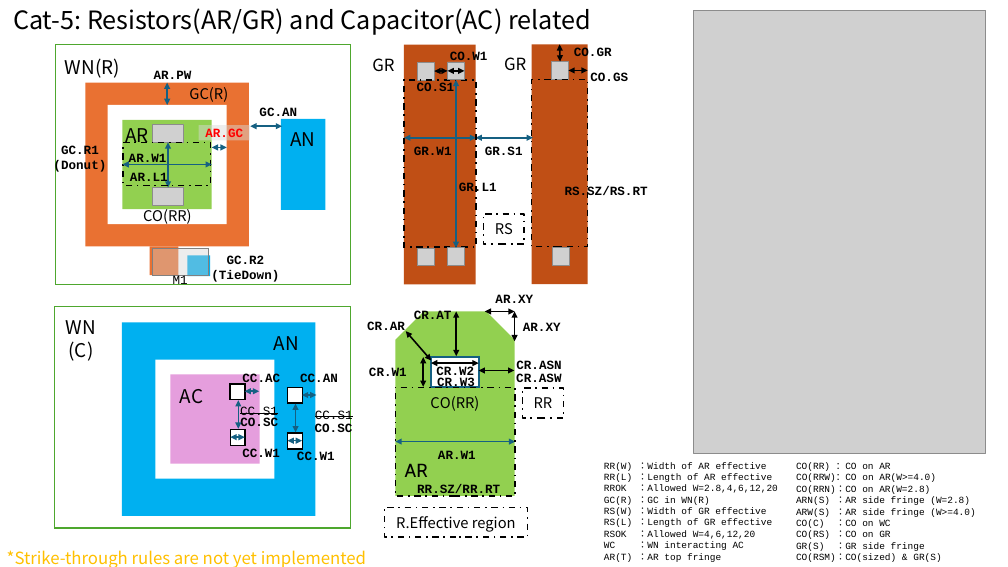
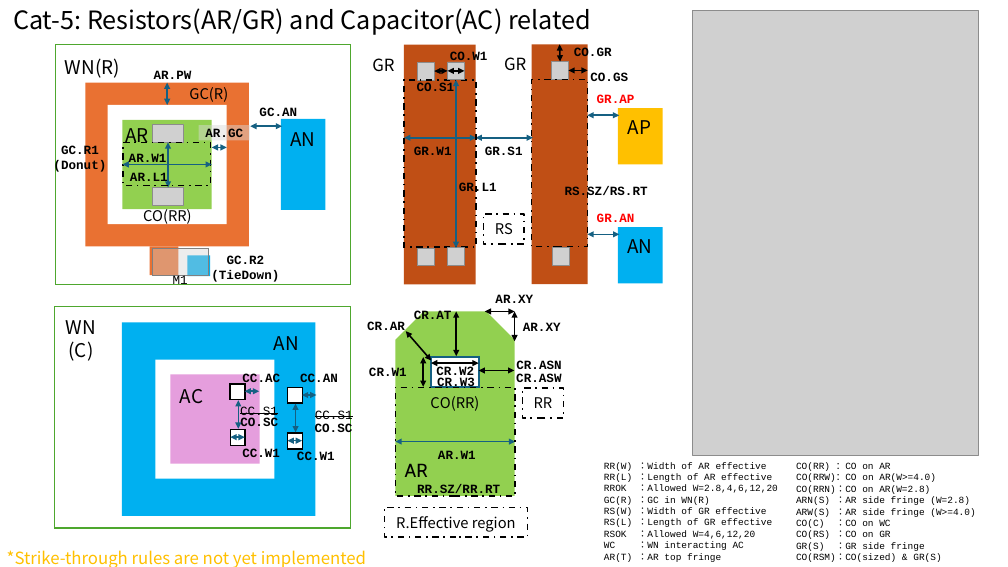
Before and after one commit to OpenSUSI/TR-1um, a slide deck: slide 7 of Document/TR-1um_DRC_summary.pptx. Drawn at 1008x567 pixels with LibreOffice and Linux fonts; fonts in the diff are those of the drawing; grey boxes stand for pictures; background and template pictures are left out. Boxes give left, top, right and bottom in pixels: in the first picture for what was removed or moved away, otherwise in the second. Text is boxed around its words. In the diff, an @@ line names an element or a change of style, - is before the commit and + after.

```diff
--- a/Document/TR-1um_DRC_summary.pptx
+++ b/Document/TR-1um_DRC_summary.pptx
@@ picture: place and size @@
-picture at bbox=[693, 10, 986, 453]
+picture at bbox=[693, 11, 979, 455]
@@ double arrow added from (588, 116) to (619, 116), #156082 1.5 pt @@
@@ text added at bbox=[597, 94, 635, 103], 12 pt, text #FF0000, bold @@
+GR.AP
@@ rectangle added at bbox=[618, 108, 662, 165], fill #FFC000 @@
@@ rectangle "AR.GC" at bbox=[199, 126, 250, 141]: text colour #FF0000 to #000000 @@
@@ text added at bbox=[628, 120, 651, 134], 18 pt, text #000000 @@
+AP
@@ double arrow added from (588, 234) to (619, 234), #156082 1.5 pt @@
@@ text added at bbox=[597, 213, 635, 222], 12 pt, text #FF0000, bold @@
+GR.AN
@@ rectangle added at bbox=[618, 227, 662, 284], fill #00B0F0 @@
@@ text added at bbox=[627, 239, 652, 253], 18 pt, text #000000 @@
+AN
```
Also in this commit, not shown: 5 other slides changed, 9 slides added, 1 other file.
